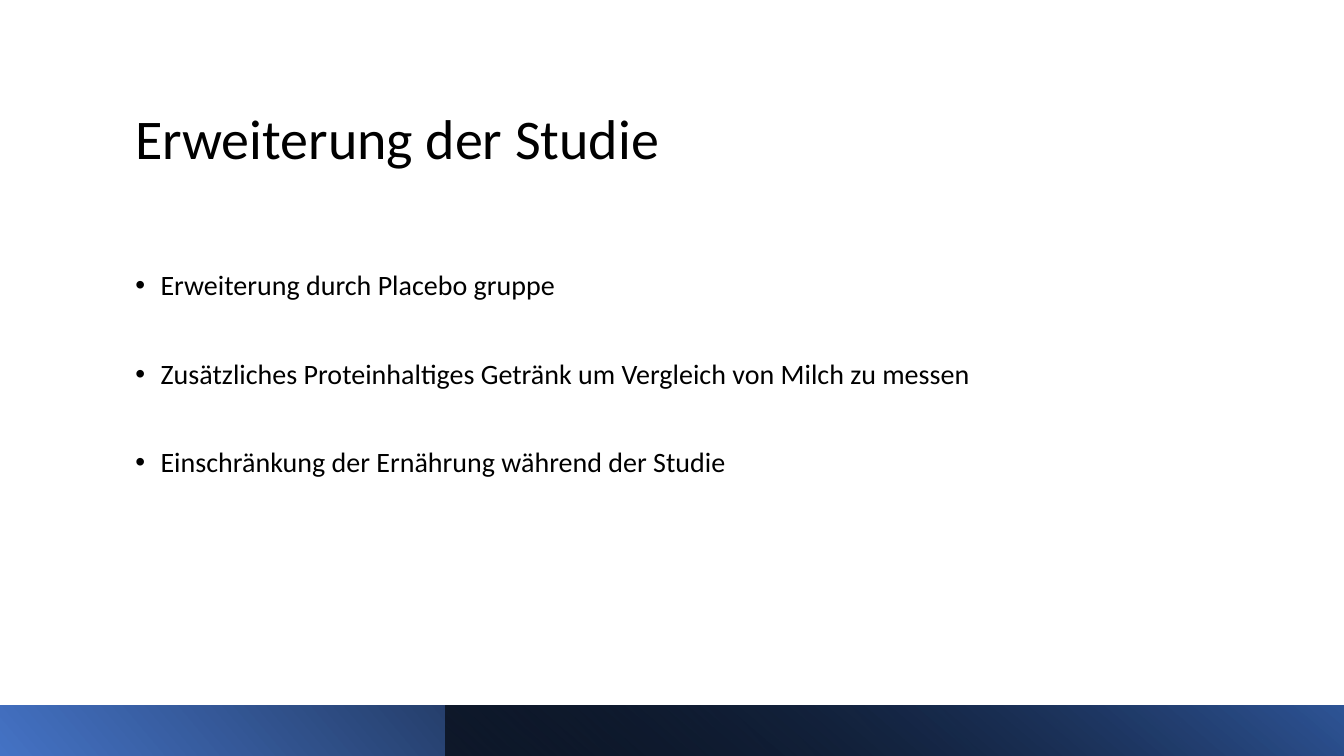
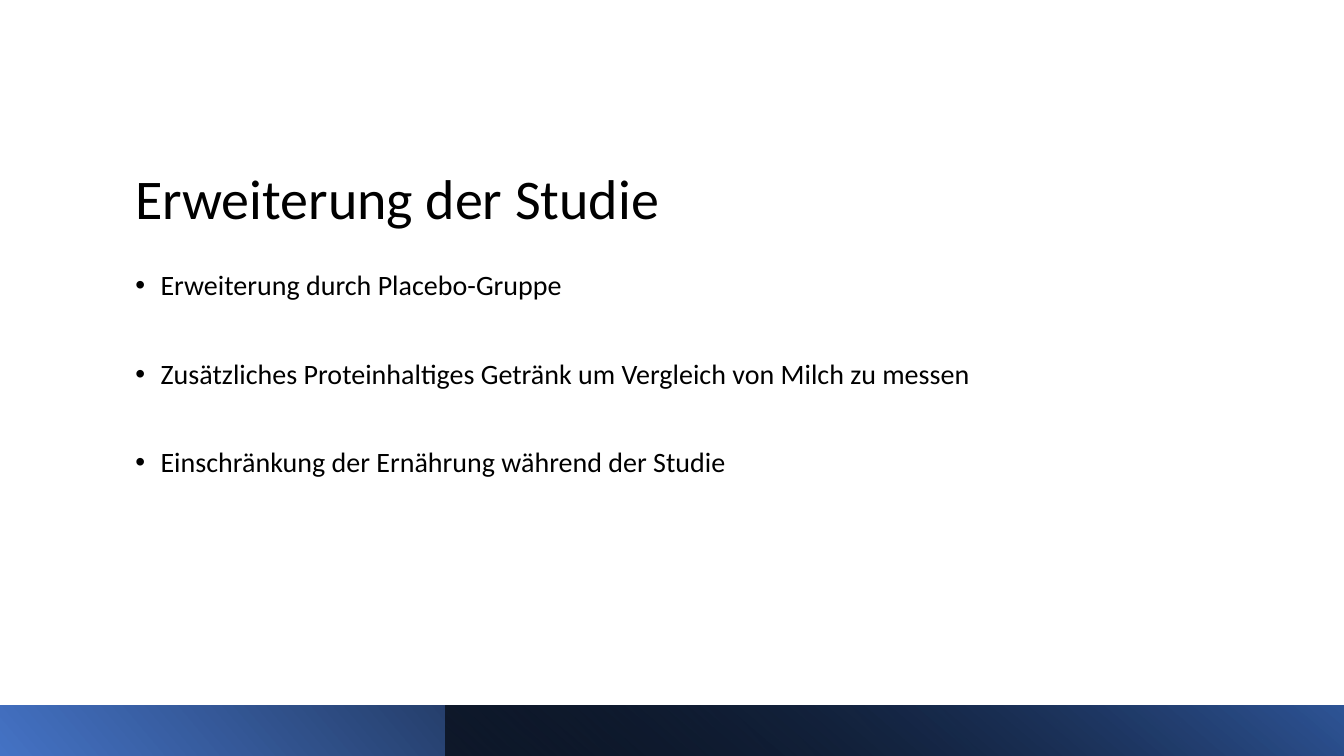
Before and after one commit to buehlpa/ChocolateMilkStudy, a slide deck: slide 16 of pp.pptx. Drawn at 1344x756 pixels with LibreOffice and Linux fonts; fonts in the diff are those of the drawing. Boxes give left, top, right and bottom in pixels: in the first picture for what was removed or moved away, otherwise in the second. Text is boxed around its words. In the diff, an @@ line names an element or a change of style, - is before the commit and + after.

```diff
--- a/pp.pptx
+++ b/pp.pptx
@@ title "Erweiterung der Studie": place and size @@
-title "Erweiterung der Studie" at (135,120,659,169)
+title "Erweiterung der Studie" at (135,180,659,229)
@@ text at (161,275,562,300): text changed @@
-• Erweiterung durch Placebo gruppe
+• Erweiterung durch Placebo-Gruppe
```
Also in this commit, not shown: 8 other slides changed.
